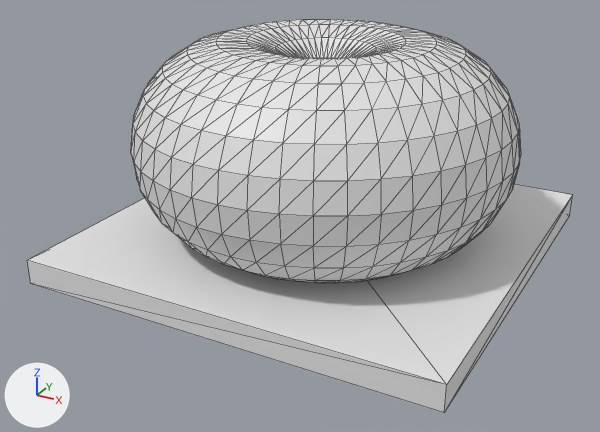
A saved change to the glTF model WindowsServer/mods/moorestechAlphaMod/assets/block/fusion reactor.glb.
One viewpoint serves both versions: a camera (50 mm lens) standing at (1.72, -3.37, 1.76) and looking at (-0.04, -0.17, 0.16). The axes (+X, +Y, +Z) are drawn at lower left. The lights are the same throughout. Mesh edges are drawn as thin lines.

Objects in the first picture: 'Cube', 'トーラス'.
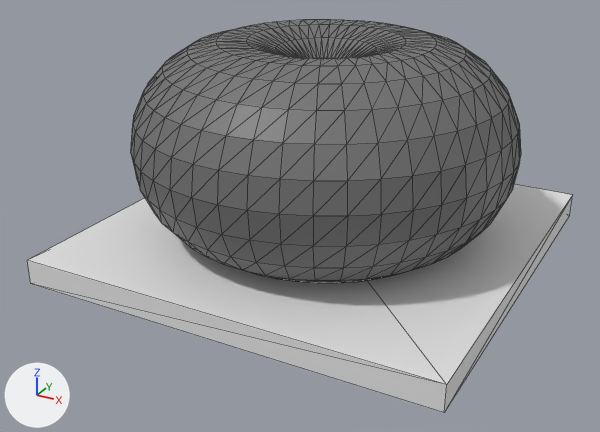
The newer file is also rescaled (x0.496) as a whole; pictures and numbers use the older file's frame.

Where the change shows, as pixel boxes (x1, y1, x2, y2) in the pictures (600 x 432 px):
```json
{"object": "トーラス", "change": "recoloured", "before": [131, 19, 521, 283], "after": [131, 19, 521, 283], "on screen": "white to grey"}
```

Scene script edits in JSON lines:
```json
{"op": "add", "block": "mat_マテリアル_014", "code": ["mat_マテリアル_014 = principled_material('マテリアル.014')", "mat_マテリアル_014.base_color = (0.168, 0.168, 0.168)  # grey #727272"]}
{"block": "me_トーラス", "where": "me_トーラス.from_pydata(...)  # 968 vertices, 1936 faces; spans x -0.91..0.91, y -0.91..0.91, z -0.48..0.48"}
{"op": "add", "block": "me_トーラス", "code": "me_トーラス.materials.append(mat_マテリアル_014)  # grey #727272"}
```
